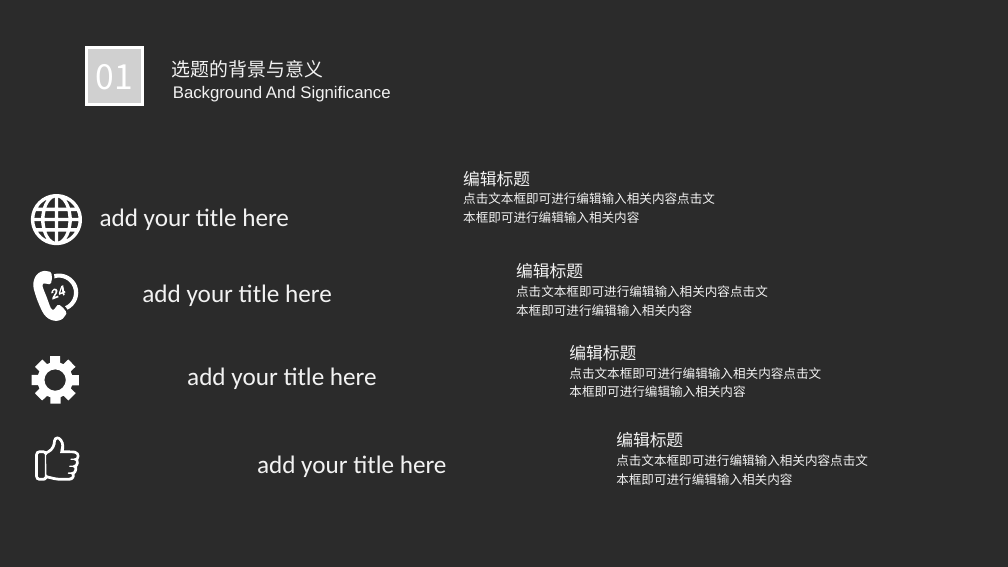
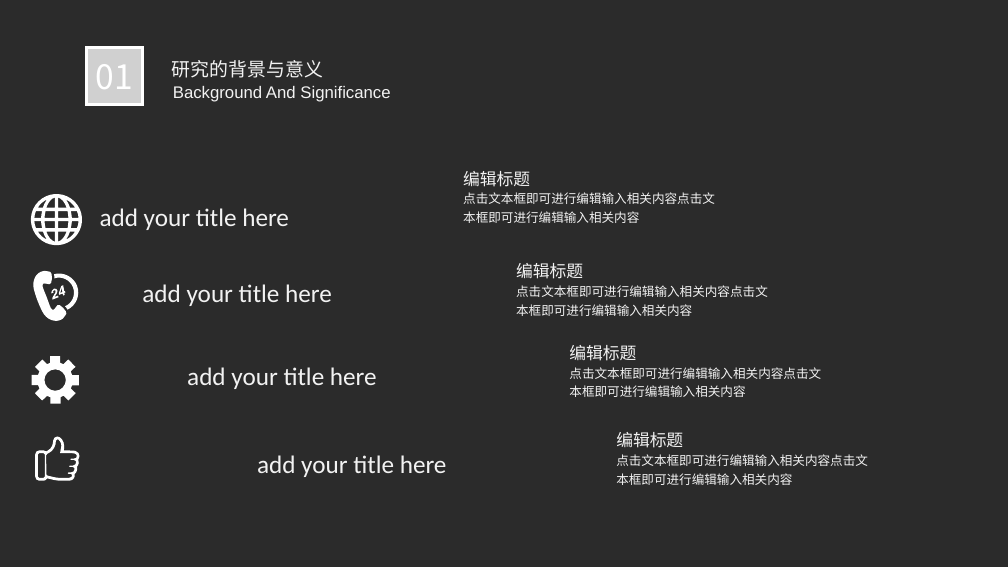
Before and after one commit to zjermery/MulFuncPerCalendar, a slide deck: slide 5 of Dods/论文/毕业论文答辩模板 (5).pptx. Drawn at 1008x567 pixels with LibreOffice and Linux fonts; fonts in the diff are those of the drawing; grey boxes stand for pictures; background and template pictures are left out; a plain dark background stands for a picture behind light text. Boxes give left, top, right and bottom in pixels: in the first picture for what was removed or moved away, otherwise in the second. Text is boxed around its words. In the diff, an @@ line names an element or a change of style, - is before the commit and + after.

```diff
--- a/Dods/论文/毕业论文答辩模板 (5).pptx
+++ b/Dods/论文/毕业论文答辩模板 (5).pptx
@@ text at [172,60,323,78]: text changed @@
-选题的背景与意义
+研究的背景与意义
```
Also in this commit, not shown: 9 other slides changed, 2 other files.
